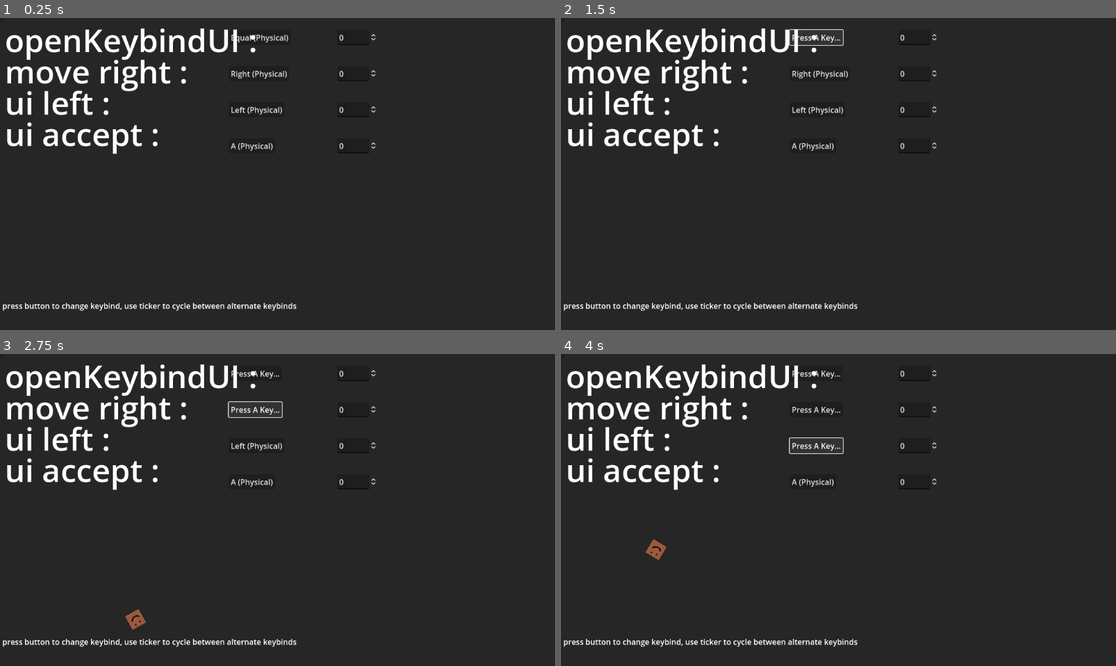
Above: before the commit, frames 1-4 (two rows, left to right).
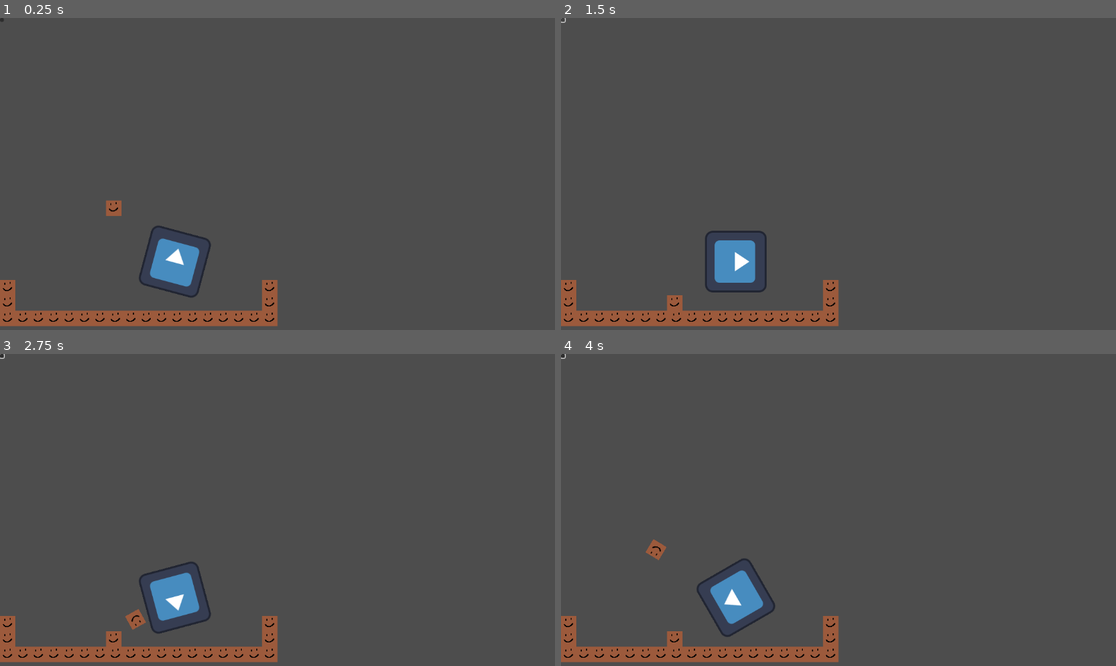
Above: after the commit, the same moments.

Repository: kaitaobenson/Dunebound
Game: Godot game, scene res://Scenes/Main.tscn
The game is run twice, just before and just after one commit, with the same random seed, the same clock (stepped at 60 frames per second) and the same inputs. The engine's default icon, where the game draws it, is replaced by a stand-in: a white triangle on a blue panel in a dark square.
Inputs (mouse positions are in pixels of both pictures, inside the frame that each line leads up to; where the layout moved, square brackets give the same spot in the first picture):
- Up to frame 1 (0.25 s): no input
- Up to frame 2 (1.5 s): click (561, 21) [821, 36] at 0.5 s; click (561, 21) [816, 36] at 1.25 s
- Up to frame 3 (2.75 s): click (260, 410) at 2 s, where only the run before the commit has a clickable "Right (Physical)"
- Up to frame 4 (4 s): click (816, 410) at 2.75 s, where only the run before the commit has a clickable "Press A Key..."; click (816, 444) at 3.5 s, where only the run before the commit has a clickable "Left (Physical)"

The runs differ from the first frame. In frame 1, 99% of the frame differs, in the area x 0-100%, y 0-100%; in frame 2, 99%; in frame 3, 99%; in frame 4, 99%.

Commit message:
add some good shit

Diff:
--- a/KaiTest3/Scenes/Main.tscn
+++ b/KaiTest3/Scenes/Main.tscn
@@ -52,6 +52,8 @@
 position = Vector2(363, 506)
 
 [node name="uiContainer" type="Node2D" parent="."]
+visible = false
+z_index = 1
 script = ExtResource("5_grjk8")
 
 [node name="ColorRect" type="ColorRect" parent="uiContainer"]
--- a/KaiTest3/Scripts/UIgenerator.gd
+++ b/KaiTest3/Scripts/UIgenerator.gd
@@ -29,10 +29,11 @@
 		newText.position.x = 10
 		newText.position.y =  retghghhvh*65
 		newTicker.position.y =  retghghhvh*75+25
-		newTicker.position.x = 700
 		newText.z_index =99
 		newText.add_theme_font_size_override("font_size",66)
 		newText.text = replaceWithSpaces(actions[retghghhvh])+" :"
+		newButton.position.x = newText.text.length()*40
+		newTicker.position.x = newText.text.length()*55+newButton.text.length()*1
 		self.add_child(newText)
 		self.add_child(newTicker)
 		newButton.joob = newTicker
